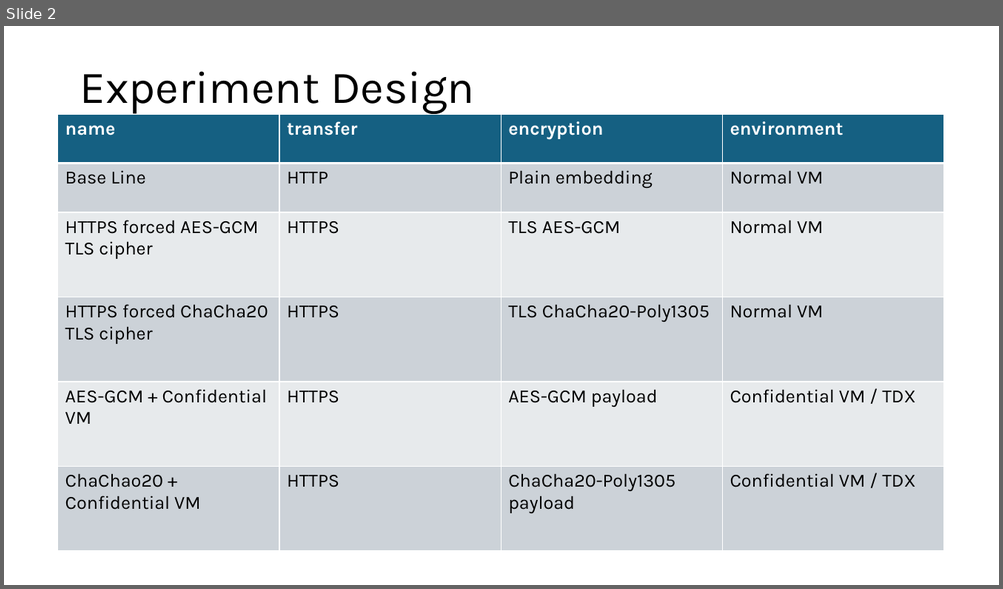
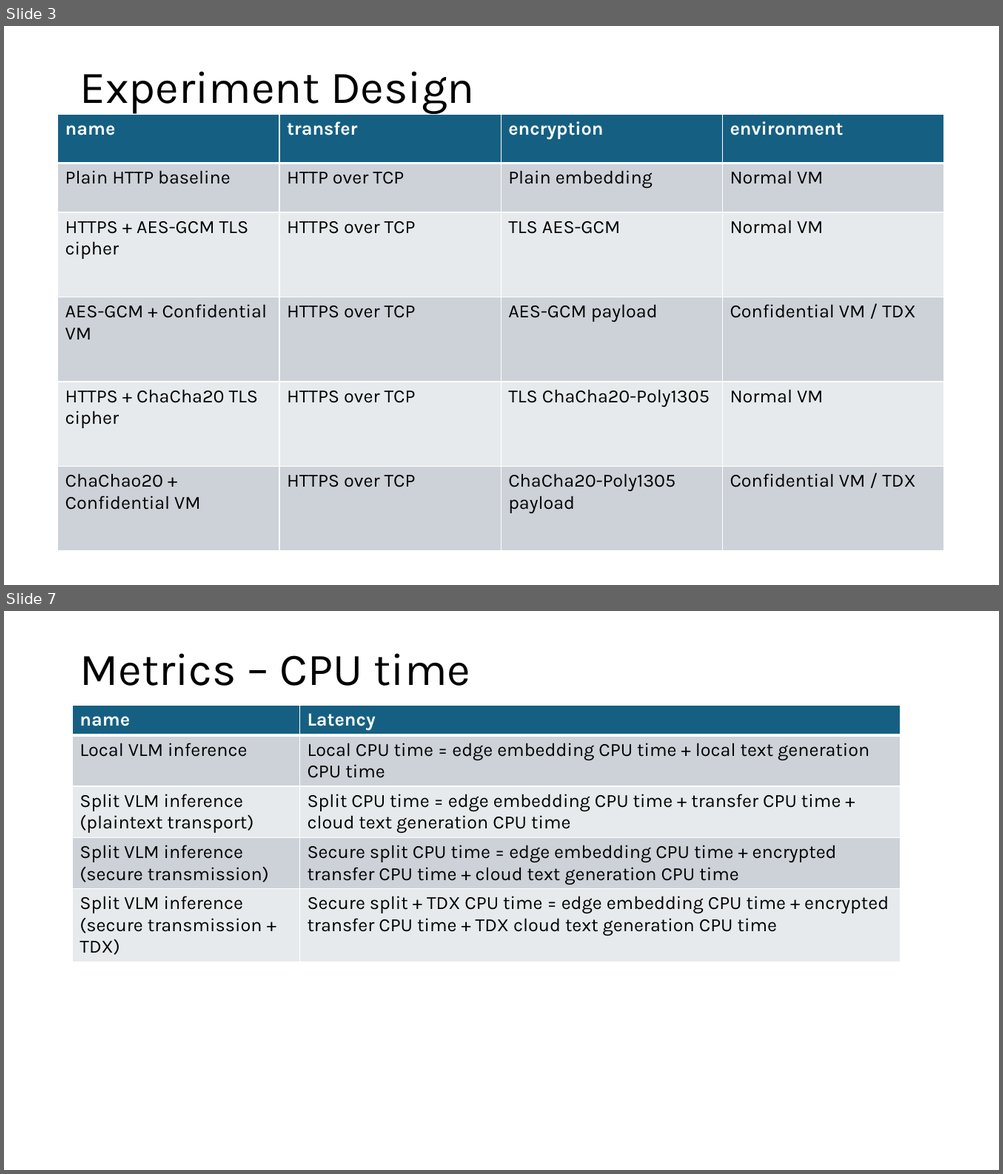
Before and after one commit to YMa10-ACS/CT5195-Master-capstone, a slide deck: Records/experiment.pptx. Shown one above the other, each under a label of ours: slide 2 before the commit, slides 3 and 7 after it; the slides between them are not shown. The pictures are 1003x589 and 1003x1174 pixels, drawn with LibreOffice and Linux fonts; fonts in the diff are those of the drawing. Boxes give left, top, right and bottom in pixels: in the first picture for what was removed or moved away, otherwise in the second. Text is boxed around its words. In the diff, an @@ line names an element or a change of style, - is before the commit and + after.

```diff
--- a/Records/experiment.pptx
+++ b/Records/experiment.pptx
@@ slide 7 added at (4,611,999,1170), background #FFFFFF @@
@@ title added at (79,653,471,686), 44 pt, text #000000 @@
+Metrics – CPU time
@@ table added at (73,705,901,967), 5 rows, 2 columns @@
+name | Latency
+Local VLM inference | Local CPU time = edge embedding CPU time + local text generation CPU time
+Split VLM inference / (plaintext transport) | Split CPU time = edge embedding CPU time + transfer CPU time + cloud text generation CPU time
+Split VLM inference / (secure transmission) | Secure split CPU time = edge embedding CPU time + encrypted transfer CPU time + cloud text generation CPU time
+Split VLM inference / (secure transmission + TDX) | Secure split + TDX CPU time = edge embedding CPU time + encrypted transfer CPU time + TDX cloud text generation CPU time
@@ what was slide 2 is now slide 3 @@
@@ slide 3 changed as well @@
@@ table at (58,114,944,551) @@
-row 2, column 1: Base Line
+row 2, column 1: Plain HTTP baseline
-row 2, column 2: HTTP
+row 2, column 2: HTTP over TCP
-row 3, column 1: HTTPS forced AES-GCM TLS cipher
+row 3, column 1: HTTPS + AES-GCM TLS cipher
-row 3, column 2: HTTPS
+row 3, column 2: HTTPS over TCP
-row 4: HTTPS forced ChaCha20 TLS cipher | HTTPS | TLS ChaCha20-Poly1305 | Normal VM
+row 4: AES-GCM + Confidential VM | HTTPS over TCP | AES-GCM payload | Confidential VM / TDX
-row 5: AES-GCM + Confidential VM | HTTPS | AES-GCM payload | Confidential VM / TDX
+row 5: HTTPS + ChaCha20 TLS cipher | HTTPS over TCP | TLS ChaCha20-Poly1305 | Normal VM
-row 6, column 2: HTTPS
+row 6, column 2: HTTPS over TCP
```
Also in this commit, not shown: 1 other slide changed, 12 other slides added, 1 slide removed, 1 other file.
